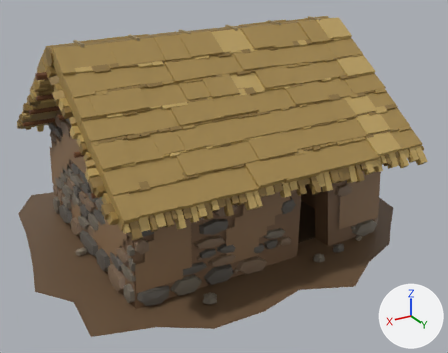
One commit to the glTF model campaigns/01_pachacutec/assets/models/pch_house_b.glb: the scene before it, then after it.
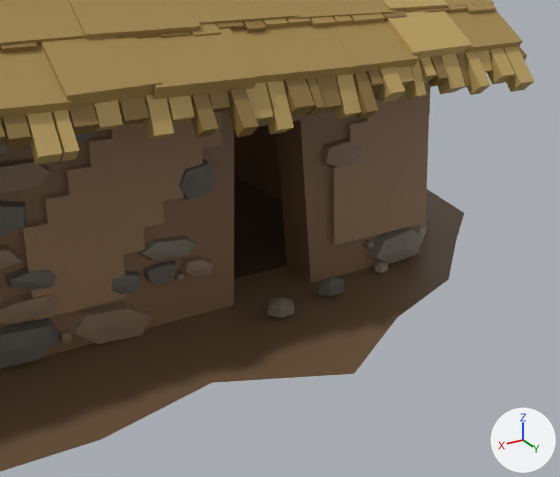
Each version appears first whole from a 50 mm camera at (6.12, 10.8, 6.39) aimed at (-0.1, 0.43, 1.21), and next in a close-up from a 50 mm camera at (2.04, 7.62, 3.21) aimed at (-1.09, 2.4, 0.6). Every picture has the same lights, and +X, +Y and +Z are marked at lower right. The first two pictures are the older version. Objects named as collision shapes, trigger or cutter boxes, shadow casters or lower levels of detail are left out. Vertices at exactly the same position are counted once.

Names of what the first close-up shows: 'pch_house_b'.
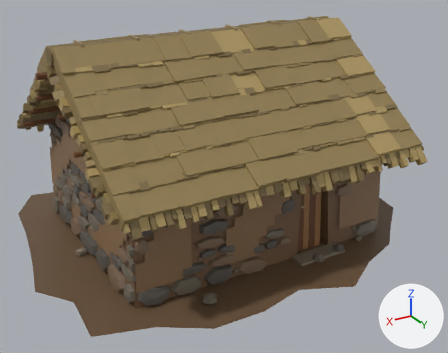
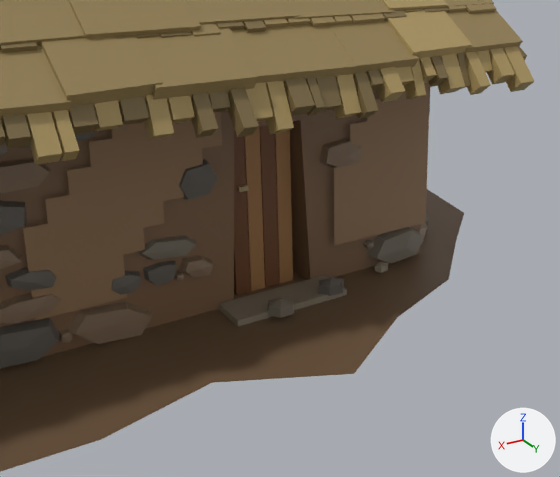
The edits, one by one:
me_pch_house_b is used by ob_pch_house_b; location (0.0, 0.0, 0.0).
me_pch_house_b had 9902 vertices, 14319 faces and spanned x -4.4..4.14, y -3.71..3.69, z -0.01..4.24.
me_pch_house_b now has 9950 vertices, 14391 faces and spans x -4.4..4.14, y -3.71..3.69, z -0.01..4.24.
Part 1, on me_pch_house_b:
32 vertices are added at x -1.65..-0.55, y 2.03..2.63, z 0.0..1.51.
16 new vertices lie (0.0, 0.06, 0.0) away from vertices in x -1.4..-0.79, y 2.03..2.07, z 0.01..1.51.
72 new faces join them.
me_pch_house_b part 2: 7550 kept faces spanning x -3.35..3.35, y -3.11..3.13, z 1.7..4.23 get new vertex colours; the middle colour goes from brown #8a703d to brown #7d6b45.

Where the change shows, as pixel boxes (x1, y1, x2, y2) in the close-ups (560 x 477 px):
part 1 of me_pch_house_b, added (brown): after (219, 125, 347, 326)
part 2 of me_pch_house_b, recoloured: (0, 0, 534, 158) in both
